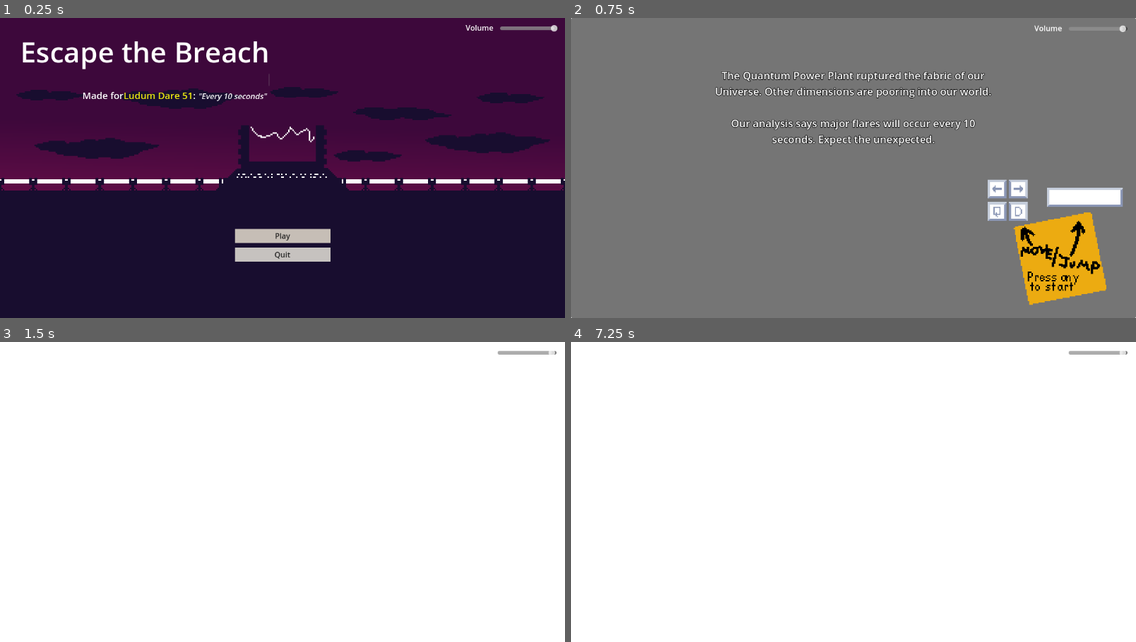
Above: before the commit, frames 1-4 (two rows, left to right).
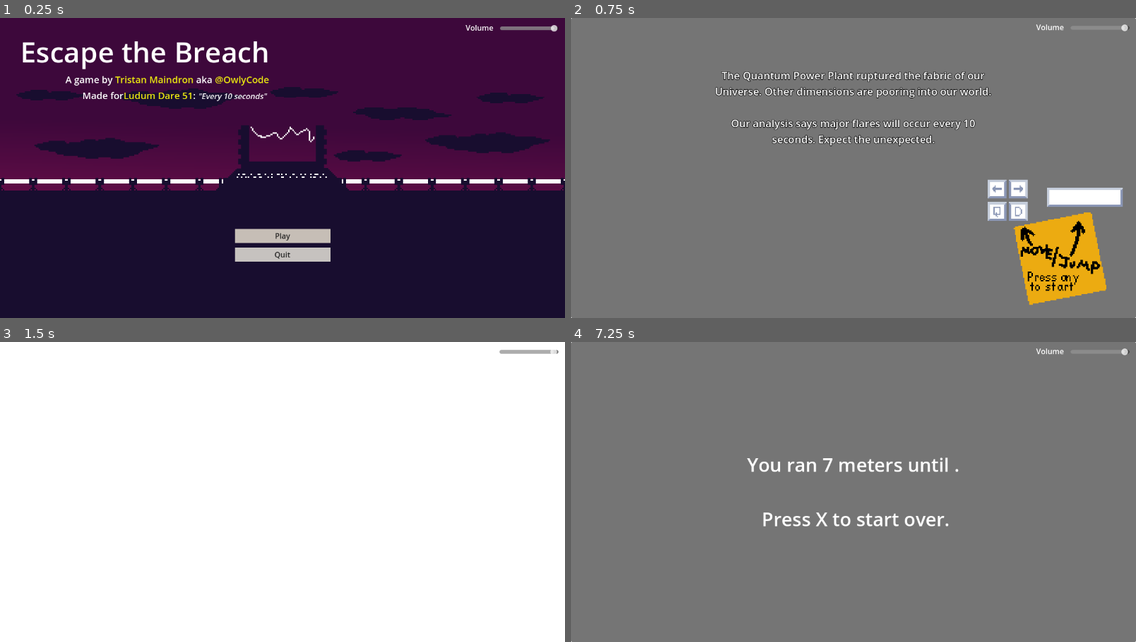
Above: after the commit, the same moments.

Repository: OwlyCode/LD51
Game: Godot game, scene res://main_menu.tscn
The game is run twice, just before and just after one commit, with the same random seed, the same clock (stepped at 60 frames per second) and the same inputs. Sound files missing from this copy of the repository are replaced by a short silence.
Inputs:
- Up to frame 1 (0.25 s): no input
- Up to frame 2 (0.75 s): click "Play" at 0.5 s
- Up to frame 3 (1.5 s): tap Enter at 1.25 s; hold Right (right) from 1.28 s (still down); hold Space (jump) from 1.28 s (still down)
- Up to frame 4 (7.25 s): tap X (restart) every 0.75 s from 2 to 5 s; release Right (right) at 2.03 s; release Space (jump) at 2.03 s; hold A (left) 2.03-2.78 s; tap Space (jump) at 2.1, 2.27, 2.57, 3.6, 3.77, 4.07, 5.1, 5.27, 5.57, 6.6, 6.77, 7.07 s; hold Space (jump) 2.78-3.53 s; hold Right (right) 2.78-4.28 s; hold Space (jump) 4.28-5.03 s; hold A (left) 4.28-6.53 s; hold Space (jump) 5.78-6.53 s; hold Right (right) from 6.53 s (still down)

The runs differ from the first frame. In frame 1, 0.5% of the frame differs, in the area x 11-48%, y 18-23%; in frame 2, less than 0.1%; in frame 3, less than 0.1%; in frame 4, 99%, in the area x 0-100%, y 0-100%.

Commit message:
Fixes for gamebreaking bugs

Diff:
--- a/Player.gd
+++ b/Player.gd
@@ -26,10 +26,27 @@
 		%DeathPanel.get_node("Label").text = "You ran %d meters until %s. \n\n Press X to start over." % [%ChunkManager.total_distance, death_cause]
 
 
-func _physics_process(delta):
+func _process(delta):
 	if not alive and Input.is_action_pressed("restart"):
 		get_tree().reload_current_scene()
 
+	if not alive:
+		return
+
+	if %ChunkManager.idling and (Input.is_action_pressed("right") or Input.is_action_pressed("left") or Input.is_action_pressed("jump")):
+		%ChunkManager.idling = false
+		%Intro.visible = false
+		%Timer.paused = false
+
+	if alive and Input.is_action_just_pressed("jump"):
+		$LeftGroundChecker.force_raycast_update()
+		$RightGroundChecker.force_raycast_update()
+
+		if $LeftGroundChecker.is_colliding() or $RightGroundChecker.is_colliding():
+			apply_central_impulse(Vector2.UP * 25000)
+			$JumpSound.play()
+
+func _physics_process(delta):
 	if not alive:
 		$AnimatedSprite2d.rotation += delta * 20
 		return
@@ -37,27 +54,17 @@
 	if $LeftPressureChecker.is_colliding() and $RightPressureChecker.is_colliding():
 		die("you got squished to death")
 
-	if %ChunkManager.idling and (Input.is_action_pressed("right") or Input.is_action_pressed("left") or Input.is_action_pressed("jump")):
-		%ChunkManager.idling = false
-		%Intro.visible = false
-		%Timer.paused = false
-
-	if alive and Input.is_action_pressed("right"):
+	if Input.is_action_pressed("right") and not $RightPressureChecker.is_colliding():
 		set_axis_velocity(Vector2.RIGHT * 150)
-	elif alive and Input.is_action_pressed("left"):
-		set_axis_velocity(Vector2.LEFT * (250 * %ChunkManager.speed_modifier))
-	elif alive:
+	elif Input.is_action_pressed("left"):
+		set_axis_velocity(Vector2.LEFT * (300 * %ChunkManager.speed_modifier))
+	else:
 		set_axis_velocity(Vector2.RIGHT)
-
-	if alive and Input.is_action_just_pressed("jump"):
-		if $LeftGroundChecker.is_colliding() or $RightGroundChecker.is_colliding():
-			apply_central_impulse(Vector2.UP * 25000)
-			$JumpSound.play()
 
 	if $LeftGroundChecker.is_colliding() or $RightGroundChecker.is_colliding():
 		if %ChunkManager.idling:
 			$AnimatedSprite2d.play("Idle")
-			linear_damp = 100
+			linear_damp = 0
 		elif alive:
 			$AnimatedSprite2d.play("Run")
 			linear_damp = 0
--- /dev/null
+++ b/ShaderCache2.gd
@@ -0,0 +1,15 @@
+extends CanvasLayer
+
+var count_down = 2
+
+# Called when the node enters the scene tree for the first time.
+func _ready():
+	pass # Replace with function body.
+
+
+# Called every frame. 'delta' is the elapsed time since the previous frame.
+func _process(delta):
+	if count_down > 0:
+		count_down -= 1
+	else:
+		visible = false
--- a/Timer.gd
+++ b/Timer.gd
@@ -146,6 +146,7 @@
 func noop():
 	pass
 
+
 func grayscale():
 	%ScreenShader.material.shader = preload("res://shaders/grayscale.gdshader")
 
--- a/main.tscn
+++ b/main.tscn
@@ -18,7 +18,12 @@
 [ext_resource type="Shader" path="res://shaders/noop.gdshader" id="13_iuega"]
 [ext_resource type="AudioStream" uid="uid://irgokd10nmye" path="res://arts/loop2.wav" id="16_f6gbk"]
 [ext_resource type="Texture2D" uid="uid://d1k3h0qrdkkki" path="res://arts/ui.png" id="17_fa37l"]
+[ext_resource type="Script" path="res://ShaderCache2.gd" id="17_rs6m4"]
 [ext_resource type="PackedScene" uid="uid://c86m46k0dlrxk" path="res://sound_control.tscn" id="19_3ycil"]
+[ext_resource type="Shader" path="res://shaders/crt.gdshader" id="19_vbjpm"]
+[ext_resource type="Shader" path="res://shaders/grayscale.gdshader" id="20_gl0j0"]
+[ext_resource type="Shader" path="res://shaders/hex.gdshader" id="20_x7ynj"]
+[ext_resource type="Shader" path="res://shaders/invert.gdshader" id="21_co5sj"]
 
 [sub_resource type="Gradient" id="Gradient_xuwjs"]
 offsets = PackedFloat32Array(0, 0.950549)
@@ -41,6 +46,40 @@
 "speed": 5.0
 }]
 
+[sub_resource type="ShaderMaterial" id="ShaderMaterial_s2t28"]
+shader = ExtResource("20_gl0j0")
+
+[sub_resource type="ShaderMaterial" id="ShaderMaterial_n8n8v"]
+shader = ExtResource("19_vbjpm")
+shader_parameter/aberration = null
+shader_parameter/brightness = null
+shader_parameter/clip_warp = null
+shader_parameter/discolor = null
+shader_parameter/distort_intensity = null
+shader_parameter/grille_opacity = null
+shader_parameter/noise_opacity = null
+shader_parameter/noise_speed = null
+shader_parameter/overlay = null
+shader_parameter/pixelate = null
+shader_parameter/resolution = null
+shader_parameter/roll = null
+shader_parameter/roll_size = null
+shader_parameter/roll_speed = null
+shader_parameter/roll_variation = null
+shader_parameter/scanlines_opacity = null
+shader_parameter/scanlines_width = null
+shader_parameter/static_noise_intensity = null
+shader_parameter/vignette_intensity = null
+shader_parameter/vignette_opacity = null
+shader_parameter/warp_amount = null
+
+[sub_resource type="ShaderMaterial" id="ShaderMaterial_i7ird"]
+shader = ExtResource("20_x7ynj")
+shader_parameter/size = null
+
+[sub_resource type="ShaderMaterial" id="ShaderMaterial_rv2e8"]
+shader = ExtResource("21_co5sj")
+
 [sub_resource type="ShaderMaterial" id="ShaderMaterial_p0uom"]
 shader = ExtResource("13_iuega")
 
@@ -138,6 +177,43 @@
 [node name="AudioStreamPlayer2d" type="AudioStreamPlayer2D" parent="."]
 stream = ExtResource("16_f6gbk")
 autoplay = true
+
+[node name="ShaderCache2" type="CanvasLayer" parent="."]
+scale = Vector2(0.01, 0.01)
+transform = Transform2D(0.01, 0, 0, 0.01, 0, 0)
+script = ExtResource("17_rs6m4")
+
+[node name="Grayscale" type="ColorRect" parent="ShaderCache2"]
+material = SubResource("ShaderMaterial_s2t28")
+anchors_preset = 15
+anchor_right = 1.0
+anchor_bottom = 1.0
+grow_horizontal = 2
+grow_vertical = 2
+
+[node name="CRT" type="ColorRect" parent="ShaderCache2"]
+material = SubResource("ShaderMaterial_n8n8v")
+anchors_preset = 15
+anchor_right = 1.0
+anchor_bottom = 1.0
+grow_horizontal = 2
+grow_vertical = 2
+
+[node name="HEX" type="ColorRect" parent="ShaderCache2"]
+material = SubResource("ShaderMaterial_i7ird")
+anchors_preset = 15
+anchor_right = 1.0
+anchor_bottom = 1.0
+grow_horizontal = 2
+grow_vertical = 2
+
+[node name="Invert" type="ColorRect" parent="ShaderCache2"]
+material = SubResource("ShaderMaterial_rv2e8")
+anchors_preset = 15
+anchor_right = 1.0
+anchor_bottom = 1.0
+grow_horizontal = 2
+grow_vertical = 2
 
 [node name="CanvasLayer" type="CanvasLayer" parent="."]
 
@@ -239,5 +315,15 @@
 texture = ExtResource("17_fa37l")
 
 [node name="HSlider" parent="CanvasLayer2/Control" instance=ExtResource("19_3ycil")]
+anchors_preset = 1
+anchor_left = 1.0
+anchor_right = 1.0
+offset_left = -139.0
+offset_top = 13.0
+offset_right = -14.0
+offset_bottom = 29.0
+grow_horizontal = 0
+
+[node name="ShaderCache" type="Node" parent="."]
 
 [connection signal="timeout" from="Timer" to="Timer" method="_on_timer_timeout"]
--- a/main_menu.tscn
+++ b/main_menu.tscn
@@ -17,7 +17,6 @@
 script = ExtResource("1_eu3w3")
 
 [node name="TextureRect2" type="TextureRect" parent="."]
-layout_mode = 1
 anchors_preset = 8
 anchor_left = 0.5
 anchor_top = 0.5
@@ -34,7 +33,6 @@
 [node name="Panel" type="Panel" parent="."]
 visible = false
 self_modulate = Color(0, 0, 0, 1)
-layout_mode = 1
 anchors_preset = 11
 anchor_left = 1.0
 anchor_right = 1.0
@@ -45,7 +43,6 @@
 
 [node name="Keys" type="TextureRect" parent="Panel"]
 texture_filter = 1
-layout_mode = 0
 offset_left = 35.0
 offset_top = 32.0
 offset_right = 327.0
@@ -53,14 +50,12 @@
 texture = ExtResource("1_p1dnq")
 
 [node name="VBoxContainer" type="VBoxContainer" parent="."]
-layout_mode = 0
 offset_left = 40.0
 offset_top = 30.0
 offset_right = 572.0
 offset_bottom = 215.0
 
 [node name="Title" type="Label" parent="VBoxContainer"]
-layout_mode = 2
 offset_right = 532.0
 offset_bottom = 86.0
 theme_override_font_sizes/font_size = 60
@@ -68,9 +63,8 @@
 horizontal_alignment = 2
 
 [node name="RichTextLabel" type="RichTextLabel" parent="VBoxContainer"]
-custom_minimum_size = Vector2i(0, 30)
-layout_mode = 2
-offset_left = 532.0
+custom_minimum_size = Vector2i(500, 30)
+offset_left = 32.0
 offset_top = 90.0
 offset_right = 532.0
 offset_bottom = 120.0
@@ -81,7 +75,6 @@
 
 [node name="RichTextLabel2" type="RichTextLabel" parent="VBoxContainer"]
 custom_minimum_size = Vector2i(0, 30)
-layout_mode = 2
 offset_top = 124.0
 offset_right = 532.0
 offset_bottom = 154.0
@@ -90,7 +83,6 @@
 text = "[right]Made for[color=ece910]Ludum Dare 51[/color]: [i]\"Every 10 seconds\"[/i][/right] "
 
 [node name="VBoxContainer2" type="VBoxContainer" parent="."]
-layout_mode = 1
 anchors_preset = 8
 anchor_left = 0.5
 anchor_top = 0.5
@@ -107,7 +99,6 @@
 [node name="Play" type="Button" parent="VBoxContainer2"]
 self_modulate = Color(1, 0.977075, 0.950865, 1)
 custom_minimum_size = Vector2i(0, 30)
-layout_mode = 2
 offset_right = 203.0
 offset_bottom = 30.0
 grow_horizontal = 2
@@ -117,7 +108,6 @@
 
 [node name="Quit" type="Button" parent="VBoxContainer2"]
 custom_minimum_size = Vector2i(0, 30)
-layout_mode = 2
 offset_top = 40.0
 offset_right = 203.0
 offset_bottom = 70.0
@@ -127,7 +117,6 @@
 text = "Quit"
 
 [node name="HSlider" parent="." instance=ExtResource("5_0vv3s")]
-layout_mode = 1
 anchors_preset = 1
 anchor_left = 1.0
 anchor_right = 1.0
--- /dev/null
+++ b/materials/grayscale.tres
@@ -0,0 +1,6 @@
+[gd_resource type="ShaderMaterial" load_steps=2 format=3 uid="uid://4rpkxw2bv1v2"]
+
+[ext_resource type="Shader" path="res://shaders/grayscale.gdshader" id="1_6geo5"]
+
+[resource]
+shader = ExtResource("1_6geo5")
--- a/player.tscn
+++ b/player.tscn
@@ -70,12 +70,12 @@
 shape = SubResource("CapsuleShape2D_xiens")
 
 [node name="RightGroundChecker" type="RayCast2D" parent="."]
-position = Vector2(3, 0)
+position = Vector2(4, 0)
 target_position = Vector2(0, 5)
 hit_from_inside = true
 
 [node name="LeftGroundChecker" type="RayCast2D" parent="."]
-position = Vector2(-3, 0)
+position = Vector2(-8, 0)
 target_position = Vector2(0, 5)
 hit_from_inside = true
 
@@ -100,7 +100,7 @@
 [node name="AnimatedSprite2d" type="AnimatedSprite2D" parent="."]
 position = Vector2(0, -8)
 frames = SubResource("SpriteFrames_pmy0w")
-animation = &"Idle"
+animation = &"Run"
 playing = true
 
 [node name="DeathSound" type="AudioStreamPlayer2D" parent="."]
Binary file added: art-sources/logo.aseprite
Binary file added: arts/logo.png
Not shown, added: arts/logo.png.import
Not shown, changed: export_presets.cfg
Not shown: 1 places in main.tscn that only renumber resources
Not shown, changed: shell.html
